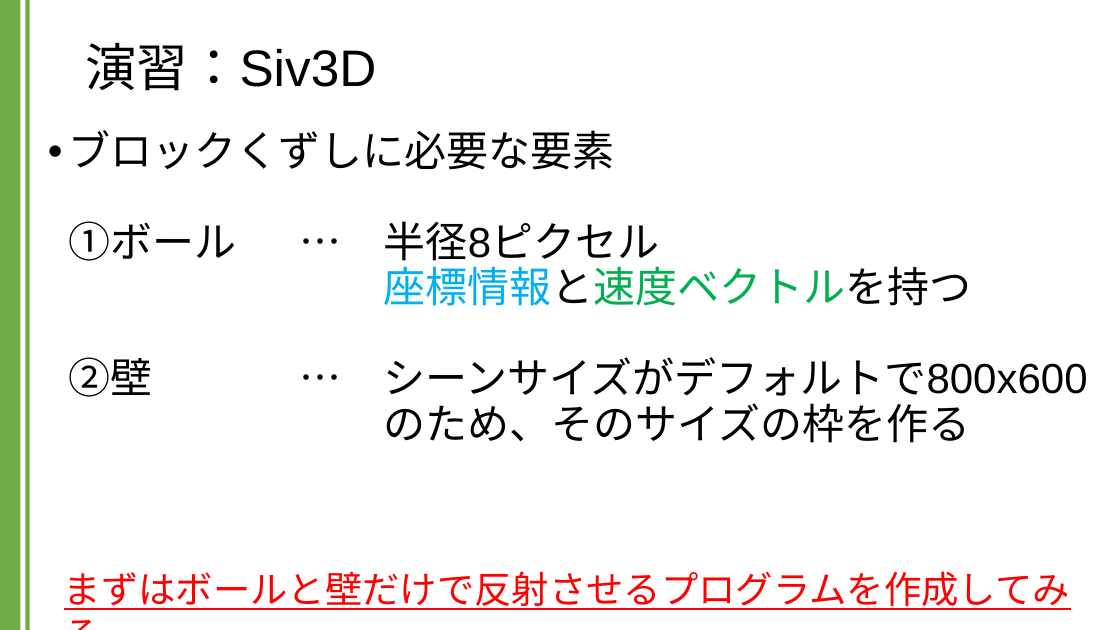
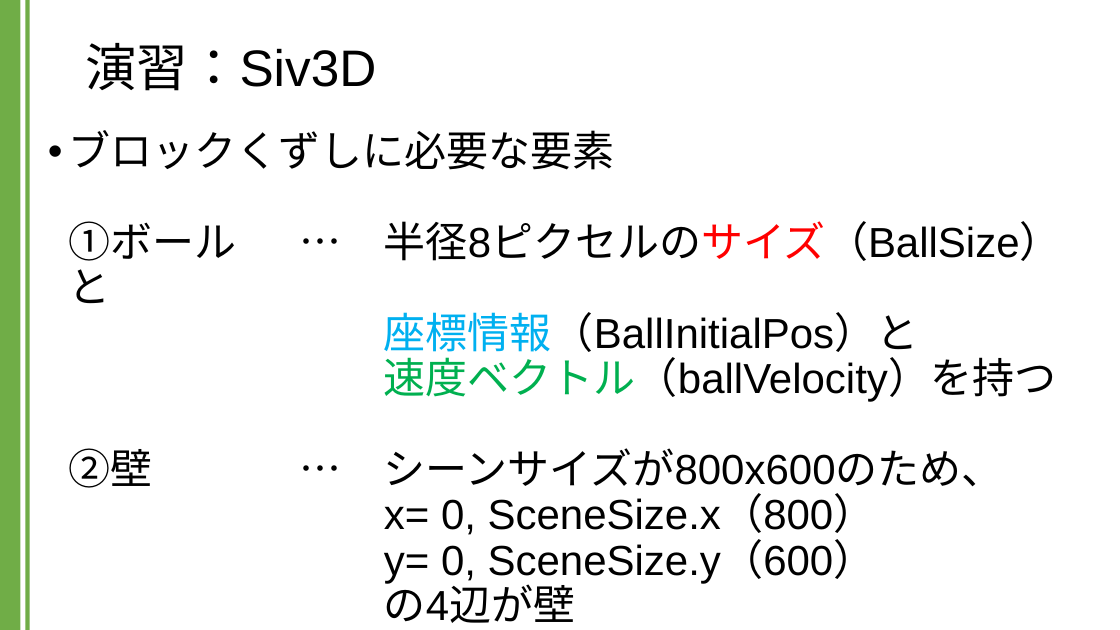
Before and after one commit to kic-murata/cpp2024, a slide deck: slide 29 of 授業資料/演習課題：Siv3D.pptx (slide 19 before the commit). Drawn at 1120x630 pixels with LibreOffice and Linux fonts; fonts in the diff are those of the drawing; background and template pictures are left out. Boxes give left, top, right and bottom in pixels: in the first picture for what was removed or moved away, otherwise in the second. Text is boxed around its words. In the diff, an @@ line names an element or a change of style, - is before the commit and + after.

```diff
--- a/授業資料/演習課題：Siv3D.pptx
+++ b/授業資料/演習課題：Siv3D.pptx
@@ text at [69,130,1062,623]: text changed @@
-• ブロックくずしに必要な要素
-  ①ボール … 半径8ピクセル
-  座標情報と速度ベクトルを持つ
-  ②壁 … シーンサイズがデフォルトで800x600
-  のため、そのサイズの枠を作る
-  x座標は0～799,y座標は0～599
-  の範囲になる
+• ブロックくずしに必要な要素
+  ①ボール … 半径8ピクセルのサイズ（BallSize）と
+  座標情報（BallInitialPos）と
+  速度ベクトル（ballVelocity）を持つ
+  ②壁 … シーンサイズが800x600のため、
+  x= 0, SceneSize.x（800）
+  y= 0, SceneSize.y（600）
+  の4辺が壁の範囲になる
@@ text removed at [64,571,1070,610] @@
-まずはボールと壁だけで反射させるプログラムを作成してみる
```
Also in this commit, not shown: 4 other slides changed, 6 slides added.
